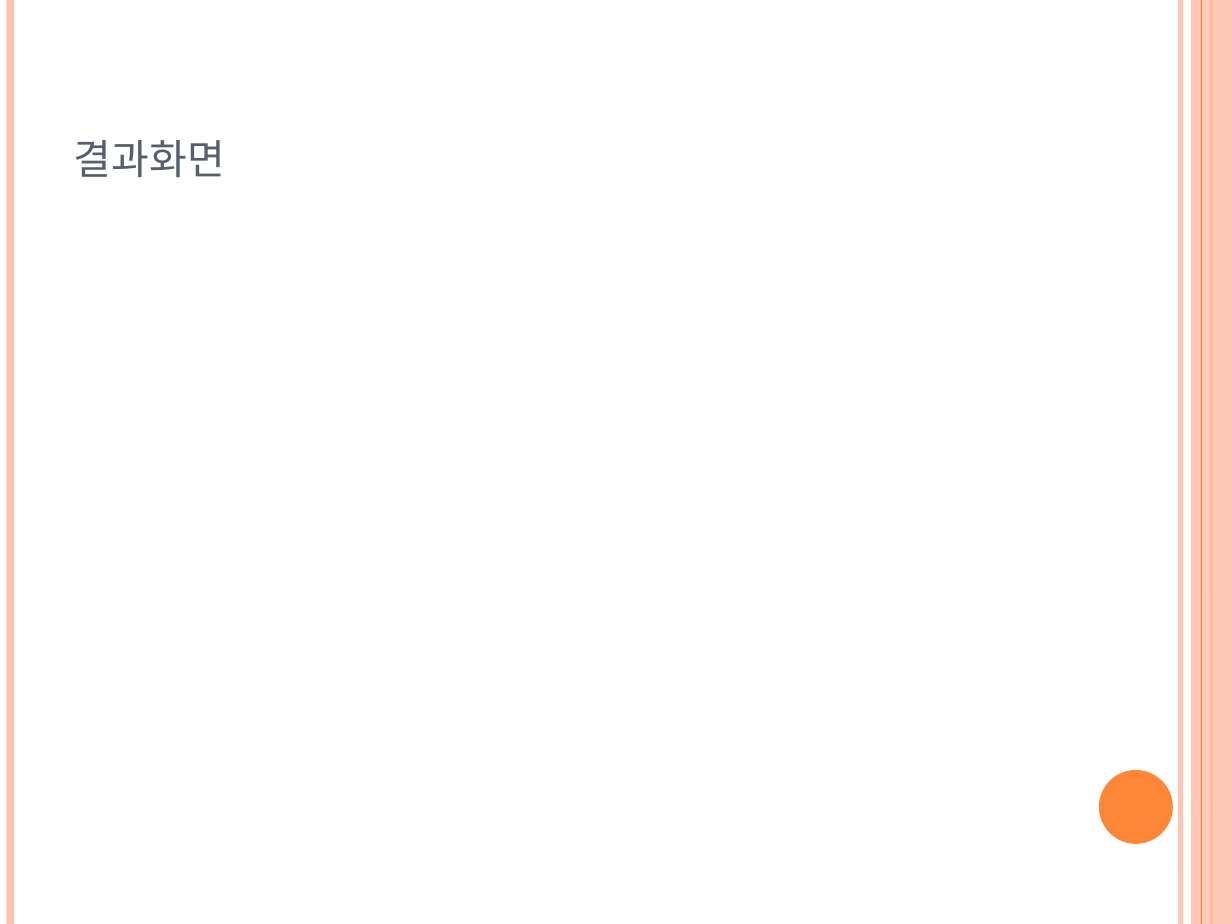
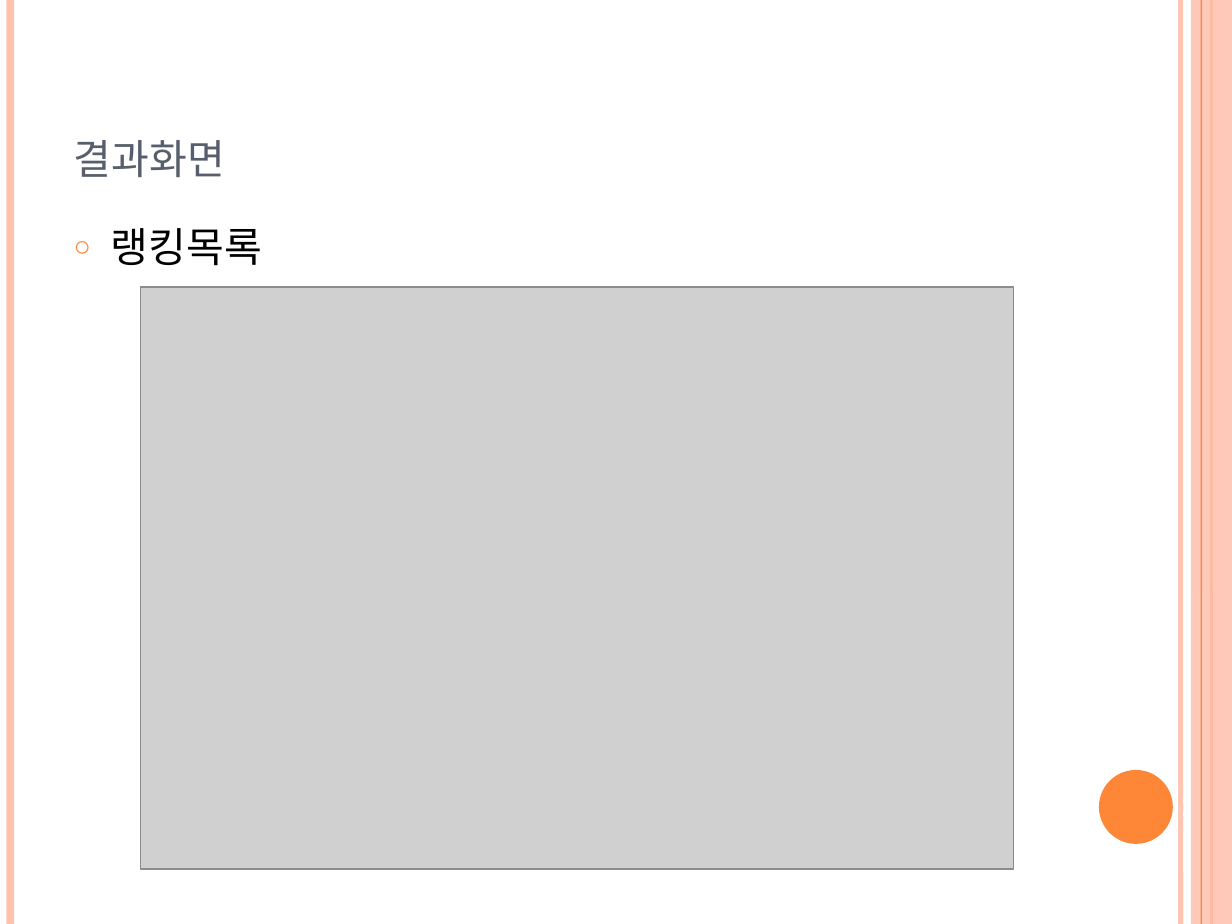
Before and after one commit to YJMovie/TeamProject, a slide deck: slide 39 of 영화소개 프로젝트.pptx (slide 38 before the commit). Drawn at 1232x924 pixels with LibreOffice and Linux fonts; fonts in the diff are those of the drawing; grey boxes stand for pictures. Boxes give left, top, right and bottom in pixels: in the first picture for what was removed or moved away, otherwise in the second. Text is boxed around its words. In the diff, an @@ line names an element or a change of style, - is before the commit and + after.

```diff
--- a/영화소개 프로젝트.pptx
+++ b/영화소개 프로젝트.pptx
@@ text added at <box>111,228,262,266</box>, 24 pt, text #000000 @@
+○ 랭킹목록
@@ picture added at <box>140,287,1014,869</box> @@
```
Also in this commit, not shown: 9 other slides changed, 5 slides added, 1 slide removed, 1 other file.
